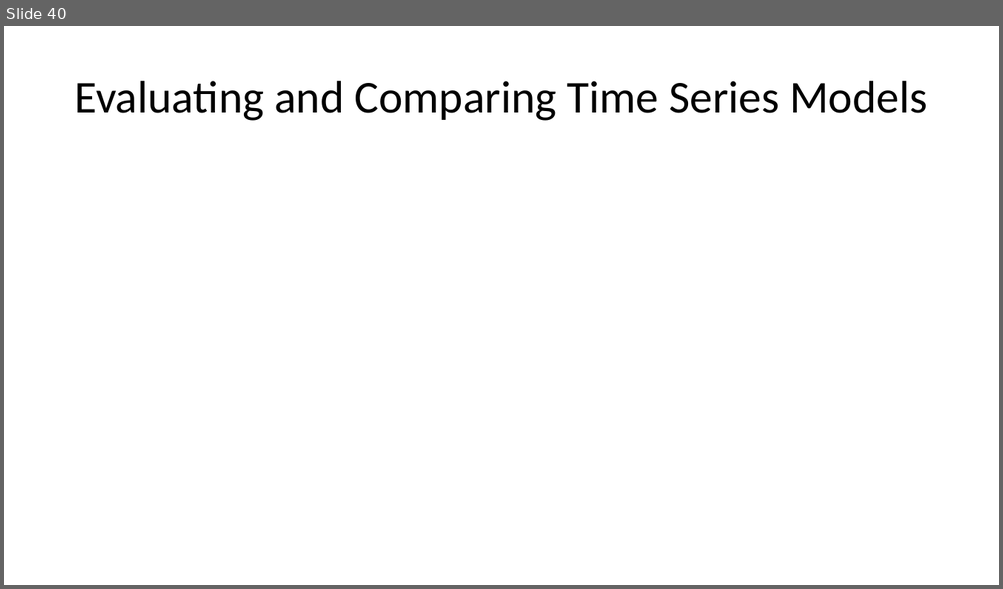
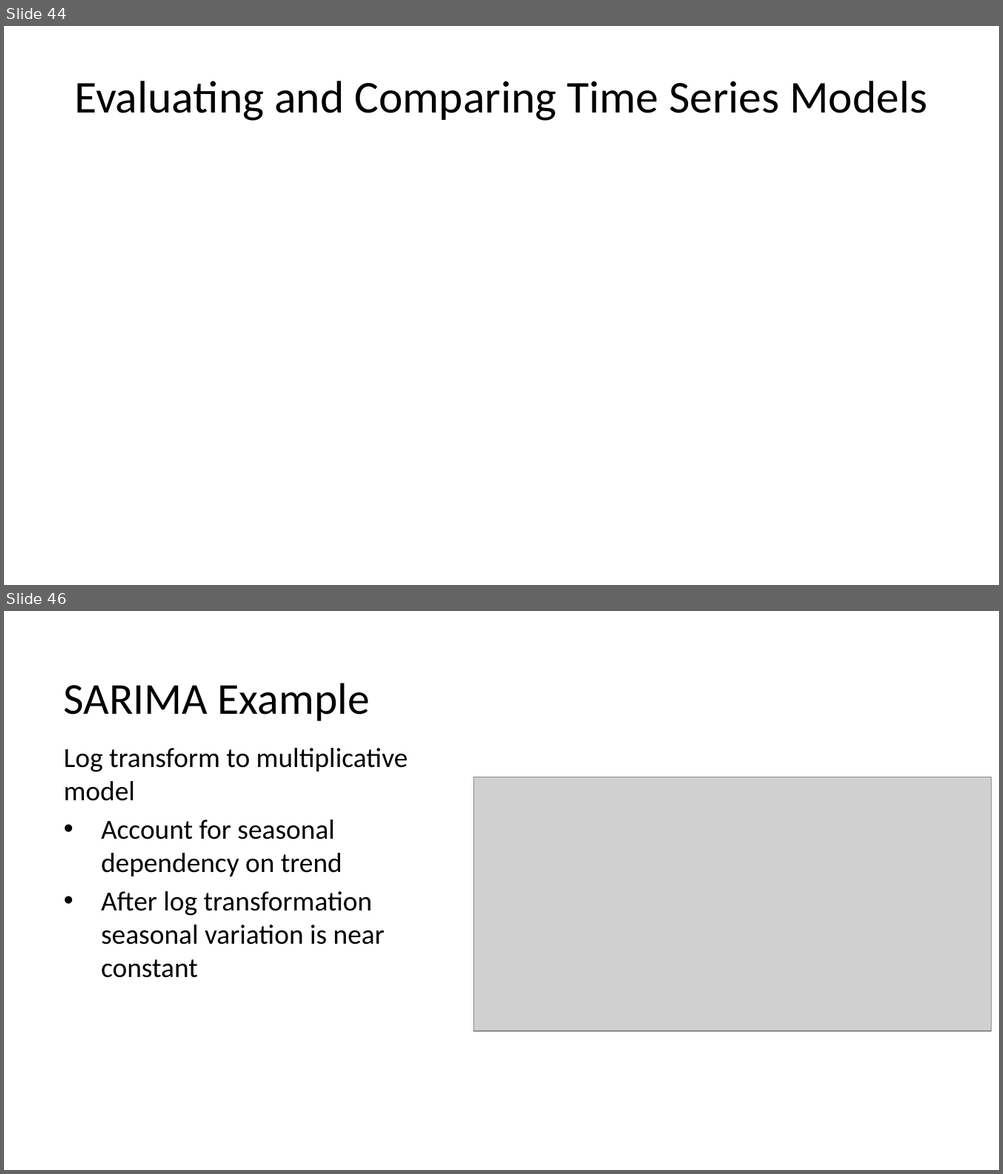
Before and after one commit to StephenElston/CSCI-E-83, a slide deck: LectureSlides/12_IntroductionToTimeSeriesForecasting.pptx. Shown one above the other, each under a label of ours: slide 40 before the commit, slides 44 and 46 after it; the slides between them are not shown. The pictures are 1003x589 and 1003x1174 pixels, drawn with LibreOffice and Linux fonts; fonts in the diff are those of the drawing; grey boxes stand for pictures. Boxes give left, top, right and bottom in pixels: in the first picture for what was removed or moved away, otherwise in the second. Text is boxed around its words. In the diff, an @@ line names an element or a change of style, - is before the commit and + after.

```diff
--- a/LectureSlides/12_IntroductionToTimeSeriesForecasting.pptx
+++ b/LectureSlides/12_IntroductionToTimeSeriesForecasting.pptx
@@ slide 46 added at bbox=[4, 611, 999, 1170], background #FFFFFF @@
@@ title added at bbox=[64, 683, 370, 721], 32 pt, text #000000 @@
+SARIMA Example
@@ text added at bbox=[64, 748, 408, 978], 20 pt, text #000000 @@
+Log transform to multiplicative model
+• Account for seasonal dependency on trend
+• After log transformation seasonal variation is near constant
@@ picture added at bbox=[473, 777, 990, 1032] @@
@@ what was slide 40 is now slide 44 @@
```
Also in this commit, not shown: 7 slides changed, 12 other slides added, 5 slides removed.
